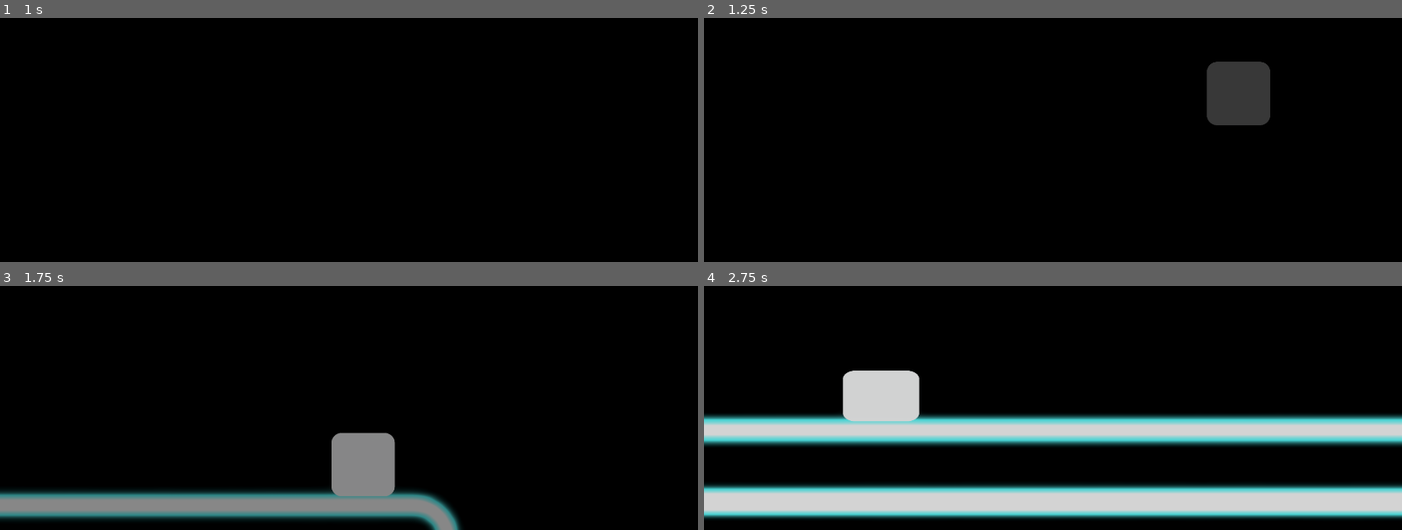
Above: before the commit, frames 1-4 (two rows, left to right).
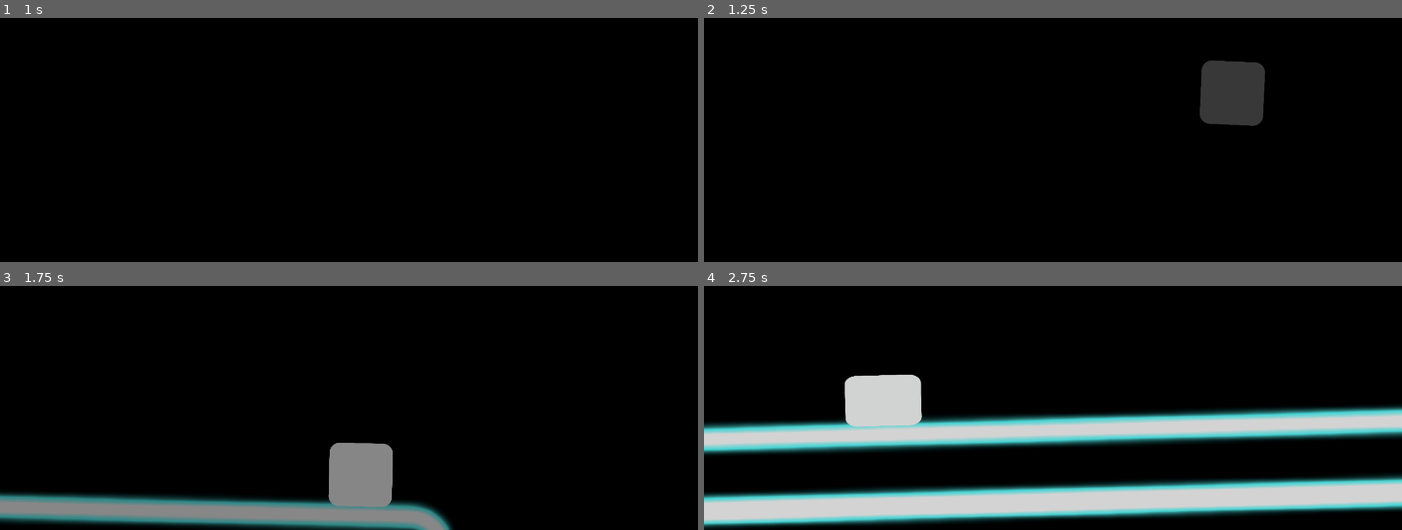
Above: after the commit, the same moments.

Repository: FireEntity1/beat-jumper
Game: Godot game, scene res://scenes/main_game.tscn
The game is run twice, just before and just after one commit, with the same random seed, the same clock (stepped at 60 frames per second) and the same inputs. Sound files missing from this copy of the repository are replaced by a short silence.
Inputs (mouse positions are in pixels of both pictures, inside the frame that each line leads up to):
- Up to frame 1 (1 s): tap Enter at 0.5 s; move the mouse to (502, 47) at 0.52 s; hold D (right) from 0.53 s (still down); hold Ctrl (control) from 0.53 s (still down); click (502, 47) at 0.67 s; tap Space (jump) at 0.77 s
- Up to frame 2 (1.25 s): keep holding D (right); keep holding Ctrl (control)
- Up to frame 3 (1.75 s): release D (right) at 1.25 s; release Ctrl (control) at 1.25 s; drag from (209, 354) to (314, 412) at 1.27 s
- Up to frame 4 (2.75 s): move the mouse to (outside the picture) at 2.02 s; hold Left (left) from 2.03 s (still down); tap S (slam) at 2.1 s

Frame 1 is identical in both runs. In frame 2, 0.5% of the frame differs, in the area x 71-82%, y 17-45%; in frame 3, 8.2%; in frame 4, 21%, in the area x 0-100%, y 34-100%.

Commit message:
feat: cam rotation on movement

Diff:
--- a/project.godot
+++ b/project.godot
@@ -114,6 +114,7 @@
 [physics]
 
 2d/default_gravity=4500.16
+common/physics_interpolation=true
 
 [rendering]
 
--- a/scripts/player.gd
+++ b/scripts/player.gd
@@ -24,6 +24,8 @@
 var hits = 0
 
 var was_on_ground = true
+
+var cam_tilt = 0.0
 
 #var kick_in = false
 
@@ -88,7 +90,9 @@
 		$camera.position.y = -200 + ($camera.zoom.x*50)
 		$camera.zoom.x = lerpf($camera.zoom.x, target_zoom, delta * 15)
 		$camera.zoom.y = lerpf($camera.zoom.y, target_zoom, delta * 15)
-	$camera.rotation_degrees = lerpf($camera.rotation_degrees,float(global.cam_rot),float(global.cam_speed)/10.0)
+	var direction = Input.get_axis("left", "right")
+	cam_tilt = lerpf(cam_tilt, -direction * 4.0, delta * 1.5)
+	$camera.rotation_degrees = lerpf($camera.rotation_degrees, global.cam_rot + cam_tilt, float(global.cam_speed) * 10.0 * delta)
 
 func _physics_process(delta: float) -> void:
 	# Add the gravity.
@@ -138,7 +142,7 @@
 		scale_target = Vector2(1,1)
 		dashing = false
 		$sprite.material.set_shader_parameter("dir", Vector2(0,0))
-		await get_tree().create_timer(0.5).timeout
+		await get_tree().create_timer(0.3).timeout
 		can_dash = true
 
 	if dashing:
@@ -154,6 +158,6 @@
 	if not iframe:
 		iframe = true
 		hits += 1
-		$miss.play()
+		$miss.play(0.1)
 		await get_tree().create_timer(0.5).timeout
 		iframe = false
Not shown, added: song-projects/rhythmgametypething.band/Alternatives/000/Autosave/.dummy
Not shown, added: song-projects/rhythmgametypething.band/Alternatives/000/Autosave/2026-03-22 05:33:07Z.displayData
Not shown, added: song-projects/rhythmgametypething.band/Alternatives/000/Autosave/2026-03-22 05:33:07Z.eventData
Not shown, added: song-projects/rhythmgametypething.band/Alternatives/000/Autosave/2026-03-22 05:33:07Z.songData
